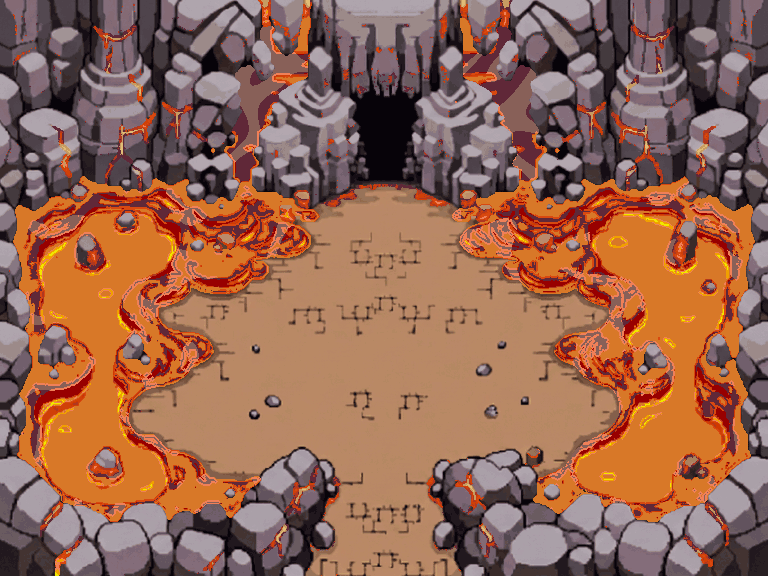
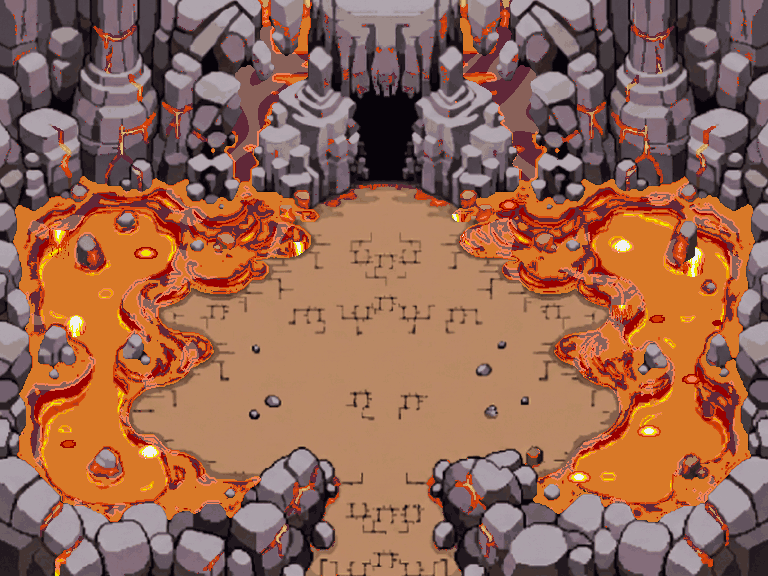
Layers edited between the first and the second 768×576 image:
painted on "lave" over bbox(48, 200, 723, 483)
